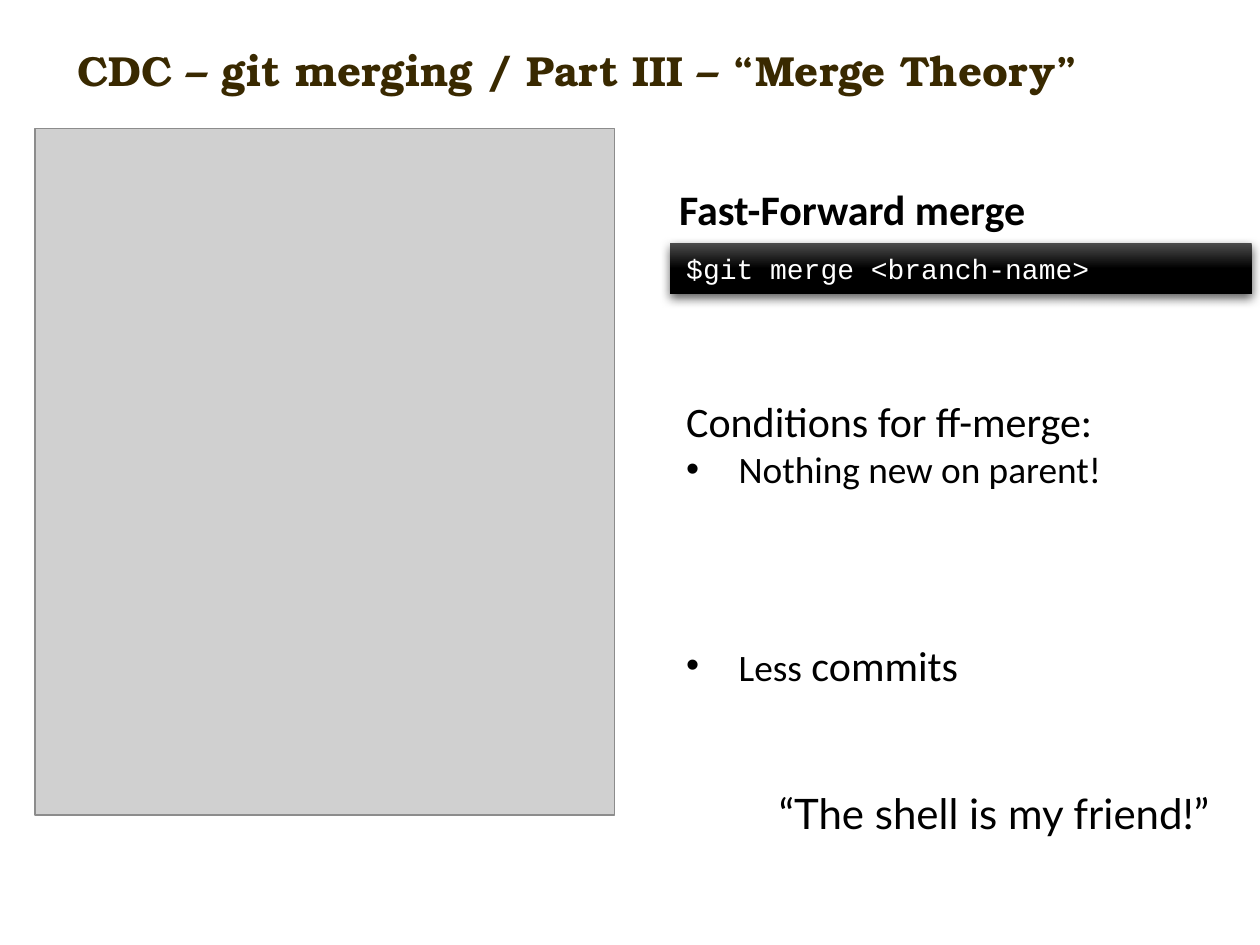
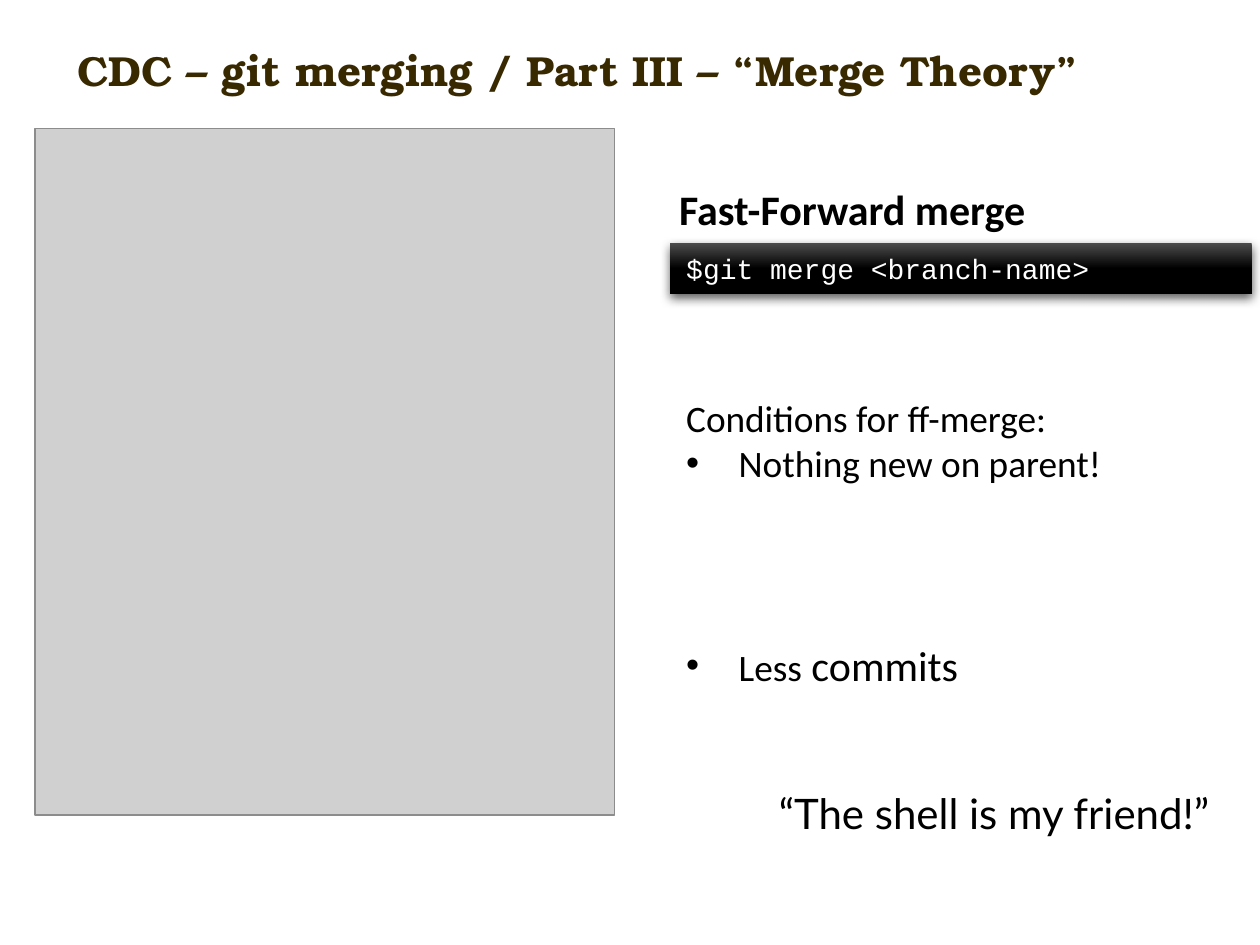
Before and after one commit to carlmitrais/wisdom, a slide deck: slide 12 of cdc_git_ws1.pptx. Drawn at 1260x945 pixels with LibreOffice and Linux fonts; fonts in the diff are those of the drawing; grey boxes stand for pictures; background and template pictures are left out. Boxes give left, top, right and bottom in pixels: in the first picture for what was removed or moved away, otherwise in the second. Text is boxed around its words. In the diff, an @@ line names an element or a change of style, - is before the commit and + after.

```diff
--- a/cdc_git_ws1.pptx
+++ b/cdc_git_ws1.pptx
@@ text at <box>686,406,1046,439</box>: size 18 to 16 pt in "Conditions for ff-merge:" @@
```
Also in this commit, not shown: 4 other slides changed.
